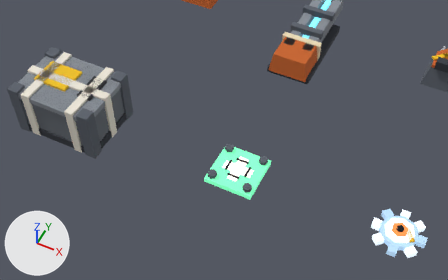
A saved change to the glTF model public/models/ships.glb.
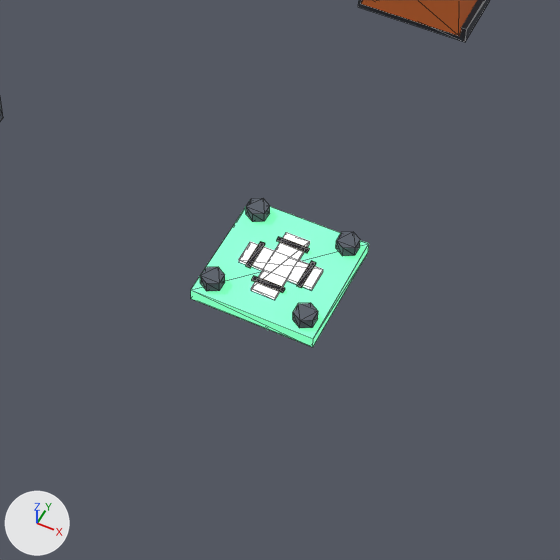
Old and new are each drawn from a 50 mm lens placed at (11.763, -23.464, 6.404), pointed at (9.329, -18.595, 0.319) and again close up on the part from 29% to 77% of the width and 25% to 100% of the height. The axes (+X, +Y, +Z) are drawn at lower left. The lights are the same throughout. The first two pictures are the older version. The close-ups show mesh edges as thin lines. Where no turn or scale is listed for an object, it has been applied to the vertices. Vertices at exactly the same position are counted once.

The first close-up shows 'patch', 'rail' and 1 more.
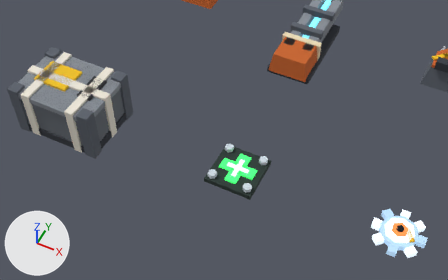
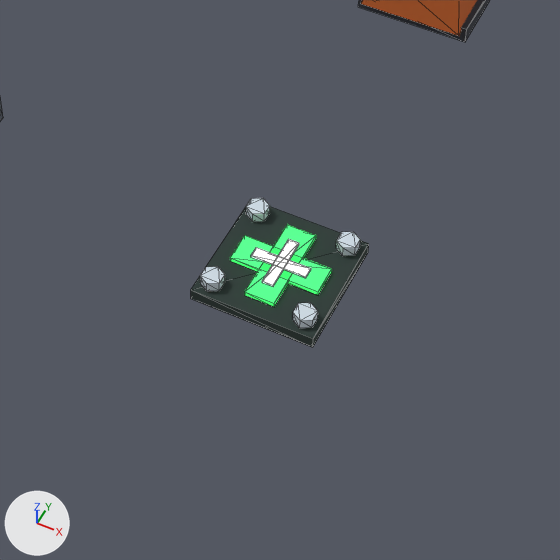
What changed in the scene script:
```text
Add mat_c_2c3a36:
    mat_c_2c3a36 = principled_material('c_2c3a36')
    mat_c_2c3a36.base_color = (0.0252, 0.0423, 0.0369)  # dark grey #2c3a36
    mat_c_2c3a36.roughness = 1.0
Add mat_glow_c8ffd4:
    mat_glow_c8ffd4 = principled_material('glow_c8ffd4')
    mat_glow_c8ffd4.base_color = (0.578, 1.0, 0.658)  # green #c8ffd4
    mat_glow_c8ffd4.roughness = 1.0
    mat_glow_c8ffd4.emission_color = (0.578, 1.0, 0.658)  # green #c8ffd4
    mat_glow_c8ffd4.emission_strength = 1.0
Add mat_glow_3ef06a:
    mat_glow_3ef06a = principled_material('glow_3ef06a')
    mat_glow_3ef06a.base_color = (0.0482, 0.871, 0.144)  # green #3ef06a
    mat_glow_3ef06a.roughness = 1.0
    mat_glow_3ef06a.emission_color = (0.0482, 0.871, 0.144)  # green #3ef06a
    mat_glow_3ef06a.emission_strength = 1.0
Change me_patch:
    used by ob_patch; location = (9.624, -18.774, 0.0)
    remove me_patch.from_pydata(...)  # 112 vertices, 176 faces; spans x -0.33..0.33, y -0.33..0.33, z -0.025..0.14
    remove me_patch.materials.append(mat_c_2e8a62)  # green #2e8a62
    add me_patch.from_pydata(...)  # 96 vertices, 152 faces; spans x -0.33..0.33, y -0.33..0.33, z -0.025..0.14
    me_patch part 1: the loose piece of 8 vertices spanning x 0.127..0.153, y -0.085..0.085, z 0.081..0.093 is deleted
    me_patch part 2: the loose piece of 8 vertices spanning x -0.085..0.085, y 0.127..0.153, z 0.081..0.093 is deleted
    me_patch part 3
    8 vertices are removed from x -0.127..0.085, y -0.127..0.085, z 0.081..0.093
    20 faces are deleted
    24 vertices move from x -0.2..0.2, y -0.2..0.2, z 0.065..0.093 to x -0.24..0.24, y -0.24..0.24, z 0.065..0.106
    8 vertices are added at x -0.03..0.15, y -0.03..0.15, z 0.094..0.106
    20 new faces join them, mat_glow_c8ffd4 (green #c8ffd4, glowing green #c8ffd4)
    me_patch part 4: 12 faces spanning x -0.33..0.33, y -0.33..0.33, z 0.0..0.07 switch from mat_glow_6ad8a0 (green #6ad8a0, glowing green #6ad8a0) to mat_c_2c3a36 (dark grey #2c3a36)
    me_patch part 5: 80 faces spanning x -0.302..0.302, y -0.31..0.31, z 0.08..0.14 switch from mat_c_5c626c (dark grey #5c626c) to mat_c_cfdbe4 (pale blue #cfdbe4)
    me_patch part 6: 24 faces spanning x -0.24..0.24, y -0.24..0.24, z 0.065..0.095 switch from mat_glow_ece6d8 (white #ece6d8, glowing white #ece6d8) to mat_glow_3ef06a (green #3ef06a, glowing green #3ef06a)
    me_patch part 7: 4 faces spanning x -0.15..0.03, y -0.15..0.03, z 0.094..0.106 switch from mat_c_1a161c (black #1a161c) to mat_glow_c8ffd4 (green #c8ffd4, glowing green #c8ffd4)
```

Boxes (x1, y1, x2, y2) around the edits, measured in the close-ups (560 x 560 px; the box of a moved part takes in the faces that stretch with it):
part 1 of me_patch, deleted
    before: (297, 261, 316, 288)
part 2 of me_patch, deleted
    before: (277, 237, 310, 253)
part 3 of me_patch, moved or reshaped
    before: (246, 241, 285, 292)
    after: (251, 239, 311, 286)
part 4 of me_patch, recoloured (darker)
    both: (191, 207, 369, 347)
part 5 of me_patch, recoloured
    both: (200, 198, 360, 328)
part 6 of me_patch, recoloured
    before: (239, 232, 323, 299)
    after: (230, 225, 332, 306)
part 7 of me_patch, recoloured
    before: (252, 279, 283, 293)
    after: (262, 281, 273, 286)
